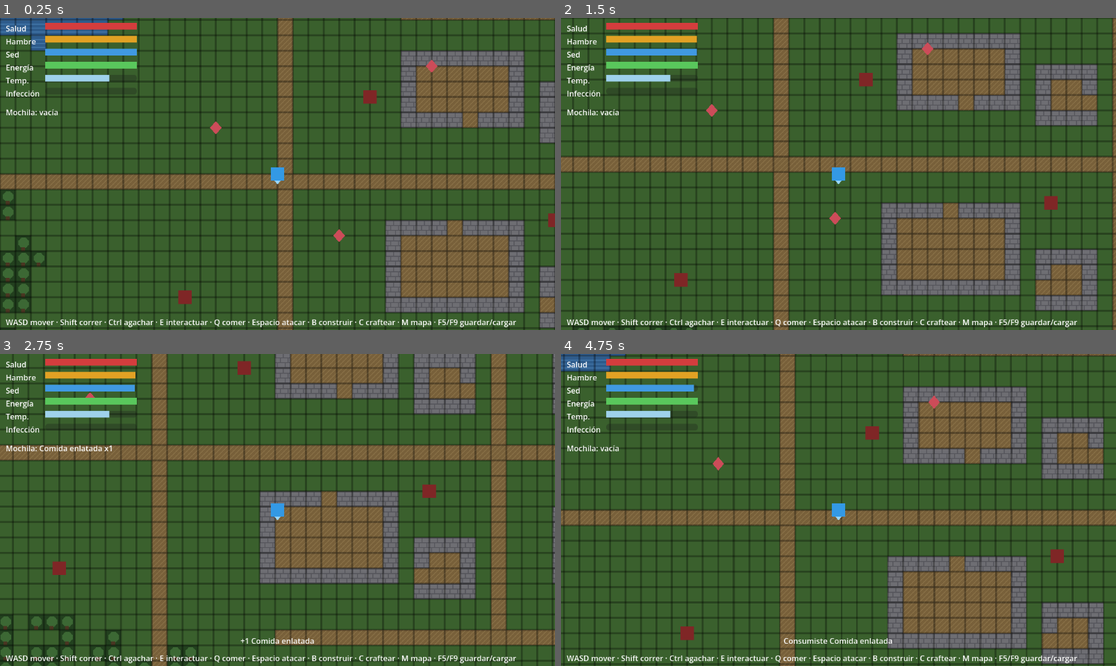
Above: before the commit, frames 1-4 (two rows, left to right).
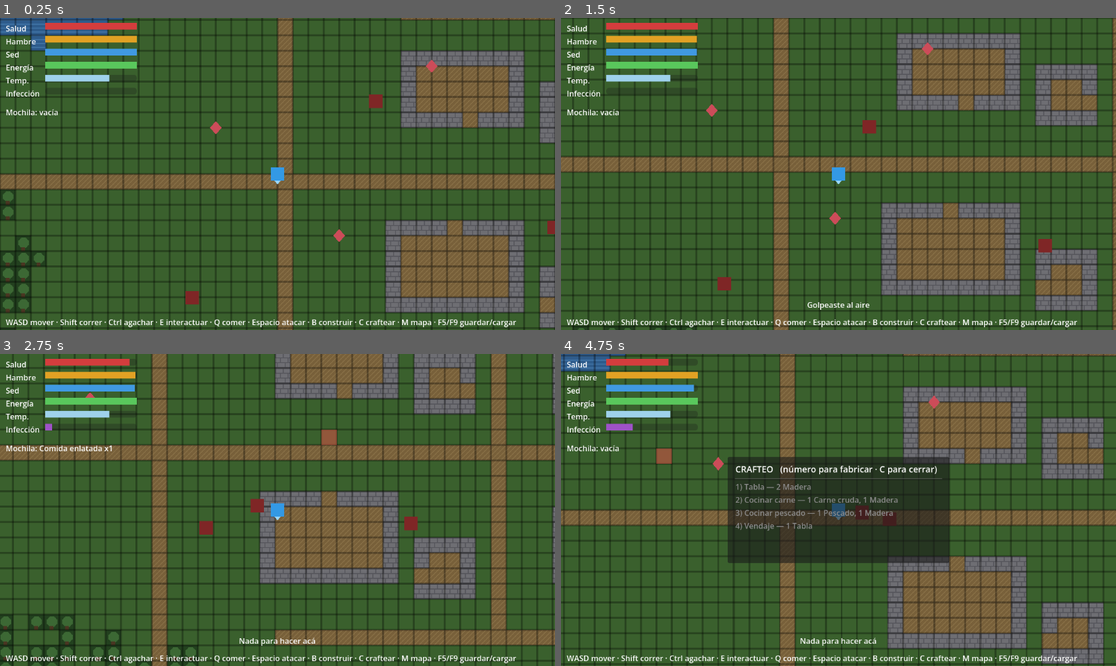
Above: after the commit, the same moments.

Repository: lorenzoengraf10-dot/z
Game: Godot game, scene res://scenes/Main.tscn
Same seed, same stepped clock (60 frames per second), same inputs: the game is played once before the commit and once after it.
Inputs (mouse positions are in pixels of both pictures, inside the frame that each line leads up to):
- Up to frame 1 (0.25 s): no input
- Up to frame 2 (1.5 s): tap Enter at 0.5 s; move the mouse to (960, 158) at 0.52 s; hold D (move_right) 0.53-1.28 s; hold E (interact) 0.53-1.28 s; click (960, 158) at 0.67 s; move the mouse to (727, 189) at 1.27 s; hold S (move_down) from 1.28 s (still down); tap Space (attack) at 1.35 s
- Up to frame 3 (2.75 s): tap E (interact) at 1.55, 2.3 s; move the mouse to (333, 441) at 2.02 s; release S (move_down) at 2.03 s; hold D (move_right) from 2.03 s (still down); hold B (build_mode) from 2.03 s (still down)
- Up to frame 4 (4.75 s): move the mouse to (810, 572) at 2.77 s; release D (move_right) at 2.78 s; release B (build_mode) at 2.78 s; hold W (move_up) 2.78-3.53 s; tap C (crafting) at 2.85 s; click (810, 572) at 2.92 s; tap E (interact) at 3.05, 3.8, 4.55 s; move the mouse to (1005, 556) at 3.52 s; hold Ctrl (crouch) 3.53-4.28 s; hold A (move_left) from 3.53 s (still down); tap F9 (quick_load) at 4.15 s; move the mouse to (672, 463) at 4.27 s; tap Q (eat) at 4.35 s

The runs differ from the first frame. In frame 1, 0.3% of the frame differs, in the area x 32-100%, y 23-92%; in frame 2, 0.8%; in frame 3, 1.0%; in frame 4, 14%, in the area x 8-91%, y 1-94%.
Error before the commit: Parse Error: Cannot infer the type of "path" variable because the value doesn't have a set type. (res://scripts/systems/audio_manager.gd:70)

Commit message:
Fix GDScript type inference errors reported by Godot
Opening the project surfaced "Cannot infer the type of X because the
value doesn't have a set type". Root cause: the previous fix removed the
return types from _player(), _world(), _build_system() and
_detect_player() so their members could be accessed dynamically, which
left them returning Variant — and `:=` cannot infer from Variant.

Godot only reported the 7 errors in the files it had open; a grep found
25 across six scripts. All of them now use `=` instead of `:=`:
- save_system.gd, build_system.gd, crafting.gd, horde_spawner.gd,
  interactor.gd, zombie.gd

Two related variants fixed as well:
- `var x := ...instantiate()` infers Node, so setting item/zombie_type/
  global_position on it failed (animal.gd, build_system.gd,
  horde_spawner.gd).
- EXTENSIONS in audio_manager.gd is now Array[String]; as a plain Array
  its loop variable was Variant and broke inference of `path`.

Each untyped helper now carries a note telling callers to use `=`, so
the build doesn't break by someone "tidying" it back.

Extended the local static checker to catch all three patterns, and
verified it flags them by reintroducing the bugs in a scratch copy.

Co-Authored-By: Claude Sonnet 5 <noreply@anthropic.com>
Claude-Session: https://claude.ai/code/session_01GPReU8rGyh9vKeRmDAzMaQ

Diff:
--- a/game/scripts/animal.gd
+++ b/game/scripts/animal.gd
@@ -105,7 +105,8 @@
 	var scene: PackedScene = load("res://scenes/Pickup.tscn")
 	if scene == null:
 		return
-	var drop := scene.instantiate()
+	# Sin ":=" : instantiate() devuelve Node y le seteamos item/amount/position.
+	var drop = scene.instantiate()
 	drop.item = "carne"
 	drop.amount = meat_drop
 
--- a/game/scripts/components/interactor.gd
+++ b/game/scripts/components/interactor.gd
@@ -63,7 +63,7 @@
 		action_ended.emit("Acción cancelada")
 		return
 
-	var world := _world()
+	var world = _world()
 	if world == null:
 		return
 
@@ -104,7 +104,7 @@
 	var message := ""
 	match kind:
 		"talar":
-			var world := _world()
+			var world = _world()
 			if world != null:
 				world.set_char_at_cell(cell, GRASS)
 			_player.inventory.add("madera", wood_per_tree)
@@ -130,5 +130,6 @@
 
 # Sin tipar: usamos cell_at/char_at_cell/set_char_at_cell, que son de world.gd
 # y no existen en Node.
+# Ojo: quien la llame debe usar `var x = ...`, NUNCA `:=` (no se puede inferir).
 func _world():
 	return get_tree().get_first_node_in_group("world")
--- a/game/scripts/systems/audio_manager.gd
+++ b/game/scripts/systems/audio_manager.gd
@@ -9,7 +9,9 @@
 ## Música: assets/audio/musica_<nombre>.ogg (ej. musica_ambiente.ogg)
 
 const AUDIO_DIR := "res://assets/audio/"
-const EXTENSIONS := [".ogg", ".wav", ".mp3"]
+# Tipado como Array[String] a propósito: si fuera un Array común, `ext` sería
+# Variant y el `var path := ...` de abajo no podría inferir su tipo.
+const EXTENSIONS: Array[String] = [".ogg", ".wav", ".mp3"]
 const VOICES := 8
 
 var _players: Array[AudioStreamPlayer] = []
--- a/game/scripts/systems/build_system.gd
+++ b/game/scripts/systems/build_system.gd
@@ -45,7 +45,7 @@
 	if not active:
 		return
 	var cell := _hovered_cell()
-	var world := _world()
+	var world = _world()
 	if world == null:
 		return
 	_ghost.global_position = world.center_of(cell)
@@ -85,15 +85,15 @@
 
 
 func _hovered_cell() -> Vector2i:
-	var world := _world()
+	var world = _world()
 	if world == null:
 		return Vector2i.ZERO
 	return world.cell_at(get_global_mouse_position())
 
 
 func _can_build(cell: Vector2i) -> bool:
-	var world := _world()
-	var player := _player()
+	var world = _world()
+	var player = _player()
 	if world == null or player == null:
 		return false
 	if _placed.has(_key(cell)):
@@ -106,8 +106,8 @@
 
 
 func _try_place(cell: Vector2i) -> void:
-	var player := _player()
-	var world := _world()
+	var player = _player()
+	var world = _world()
 	if player == null or world == null:
 		return
 
@@ -136,17 +136,18 @@
 	_placed.erase(key)
 	if is_instance_valid(node):
 		node.queue_free()
-	var player := _player()
+	var player = _player()
 	if player != null:
 		player.inventory.add(COST_ITEM, REFUND_AMOUNT)
 	build_message.emit("Barricada desarmada (+%d madera)" % REFUND_AMOUNT)
 
 
 func _spawn_at(cell: Vector2i) -> void:
-	var world := _world()
+	var world = _world()
 	if world == null or _barricade == null:
 		return
-	var node := _barricade.instantiate()
+	# Sin ":=" : instantiate() devuelve Node y le seteamos global_position.
+	var node = _barricade.instantiate()
 	node.global_position = world.center_of(cell)
 	_structures().add_child(node)
 	_placed[_key(cell)] = node
@@ -187,12 +188,14 @@
 
 
 # Sin tipar: usamos cell_at/center_of/is_solid_cell, propios de world.gd.
+# Ojo: quien la llame debe usar `var x = ...`, NUNCA `:=` (no se puede inferir).
 func _world():
 	return get_tree().get_first_node_in_group("world")
 
 
 # Sin tipo de retorno a propósito: le pedimos al jugador propiedades (inventory)
 # que no existen en Node2D y GDScript valida los tipos estáticos al compilar.
+# Ojo: quien la llame debe usar `var x = ...`, NUNCA `:=` (no se puede inferir).
 func _player():
 	return get_tree().get_first_node_in_group("player")
 
--- a/game/scripts/systems/crafting.gd
+++ b/game/scripts/systems/crafting.gd
@@ -110,7 +110,7 @@
 
 
 func _refresh() -> void:
-	var player := _player()
+	var player = _player()
 	for i in range(_rows.size()):
 		var recipe: Dictionary = recipes[i]
 		var costs: Dictionary = recipe.get("cuesta", {})
@@ -135,7 +135,7 @@
 
 
 func _craft(index: int) -> void:
-	var player := _player()
+	var player = _player()
 	if player == null:
 		return
 	var recipe: Dictionary = recipes[index]
@@ -159,5 +159,6 @@
 
 
 # Sin tipar: usamos player.inventory, que no existe en Node/Node2D.
+# Ojo: quien la llame debe usar `var x = ...`, NUNCA `:=` (no se puede inferir).
 func _player():
 	return get_tree().get_first_node_in_group("player")
--- a/game/scripts/systems/horde_spawner.gd
+++ b/game/scripts/systems/horde_spawner.gd
@@ -51,7 +51,7 @@
 		return
 	_cooldown = maxf(0.0, _cooldown - delta)
 
-	var player := _player()
+	var player = _player()
 	if player == null:
 		return
 
@@ -100,7 +100,7 @@
 
 ## Busca una celda libre lejos del jugador. Devuelve Vector2.INF si no encuentra.
 func _find_spawn_position(player) -> Vector2:
-	var world := _world()
+	var world = _world()
 	for attempt in range(12):
 		var angle := randf() * TAU
 		var dist := spawn_distance * randf_range(0.85, 1.25)
@@ -120,7 +120,8 @@
 	if _zombie == null:
 		return
 	var stats: Dictionary = VARIANTS.get(variant, VARIANTS["normal"])
-	var z := _zombie.instantiate()
+	# Sin ":=" : instantiate() devuelve Node y acá le seteamos las stats propias.
+	var z = _zombie.instantiate()
 	z.zombie_type = variant
 	z.chase_speed = float(stats["chase_speed"])
 	z.wander_speed = float(stats["wander_speed"])
@@ -136,10 +137,12 @@
 
 
 # Sin tipar: usamos player.get_noise_radius(), que no existe en Node2D.
+# Ojo: quien la llame debe usar `var x = ...`, NUNCA `:=` (no se puede inferir).
 func _player():
 	return get_tree().get_first_node_in_group("player")
 
 
 # Sin tipar: usamos is_solid(), propio de world.gd.
+# Ojo: quien la llame debe usar `var x = ...`, NUNCA `:=` (no se puede inferir).
 func _world():
 	return get_tree().get_first_node_in_group("world")
--- a/game/scripts/systems/save_system.gd
+++ b/game/scripts/systems/save_system.gd
@@ -26,7 +26,7 @@
 
 
 func save_game() -> bool:
-	var player := _player()
+	var player = _player()
 	if player == null:
 		save_message.emit("No se pudo guardar (no hay jugador)")
 		return false
@@ -41,11 +41,11 @@
 		},
 	}
 
-	var world := _world()
+	var world = _world()
 	if world != null:
 		data["tiles"] = world.modified_to_dict()
 
-	var build := _build_system()
+	var build = _build_system()
 	if build != null:
 		data["construcciones"] = build.placed_cells()
 
@@ -72,7 +72,7 @@
 		save_message.emit("No hay partida guardada")
 		return false
 
-	var player := _player()
+	var player = _player()
 	if player == null:
 		save_message.emit("No se pudo cargar (no hay jugador)")
 		return false
@@ -87,12 +87,12 @@
 		if typeof(inv_data) == TYPE_DICTIONARY:
 			player.inventory.from_dict(inv_data)
 
-	var world := _world()
+	var world = _world()
 	var tiles: Variant = data.get("tiles", {})
 	if world != null and typeof(tiles) == TYPE_DICTIONARY:
 		world.apply_modified(tiles)
 
-	var build := _build_system()
+	var build = _build_system()
 	var built: Variant = data.get("construcciones", [])
 	if build != null and typeof(built) == TYPE_ARRAY:
 		build.clear_all()
@@ -118,14 +118,17 @@
 
 
 # Sin tipar: usamos player.needs / player.inventory, que no existen en Node2D.
+# Ojo: quien la llame debe usar `var x = ...`, NUNCA `:=` (no se puede inferir).
 func _player():
 	return get_tree().get_first_node_in_group("player")
 
 
 # Sin tipar: usamos métodos propios de world.gd y build_system.gd.
+# Ojo: quien la llame debe usar `var x = ...`, NUNCA `:=` (no se puede inferir).
 func _world():
 	return get_tree().get_first_node_in_group("world")
 
 
+# Ojo: quien la llame debe usar `var x = ...`, NUNCA `:=` (no se puede inferir).
 func _build_system():
 	return get_tree().get_first_node_in_group("build_system")
--- a/game/scripts/zombie.gd
+++ b/game/scripts/zombie.gd
@@ -46,7 +46,7 @@
 	_attack_timer -= delta
 	_time_since_seen += delta
 
-	var player := _detect_player()
+	var player = _detect_player()
 	if player != null:
 		last_known_position = player.global_position
 		_time_since_seen = 0.0
@@ -65,6 +65,7 @@
 ## Devuelve el jugador si lo detecta por visión o por oído, si no null.
 ## Sin tipo de retorno a propósito: le pedimos métodos (get_noise_radius,
 ## apply_damage) que no existen en Node2D y GDScript valida tipos al compilar.
+# Ojo: quien la llame debe usar `var x = ...`, NUNCA `:=` (no se puede inferir).
 func _detect_player():
 	for p in get_tree().get_nodes_in_group("player"):
 		if not (p is Node2D):
